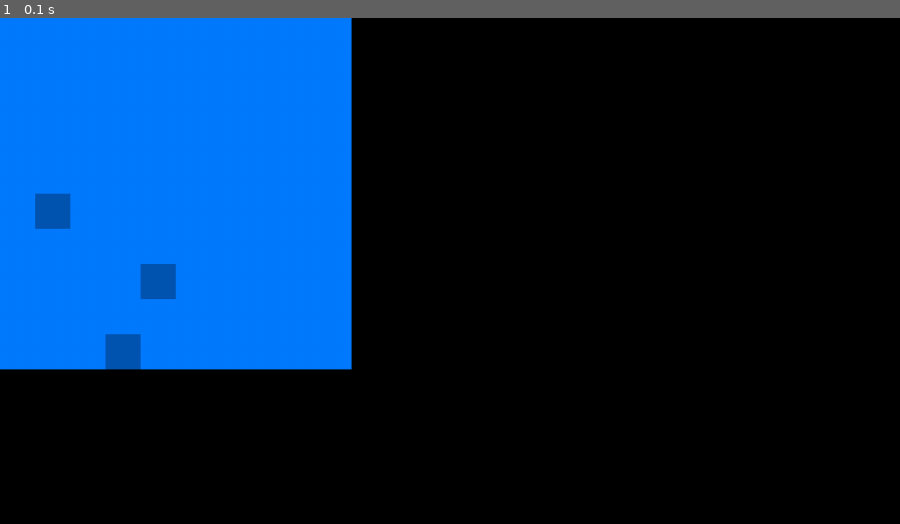
Above: before the commit, frame 1.
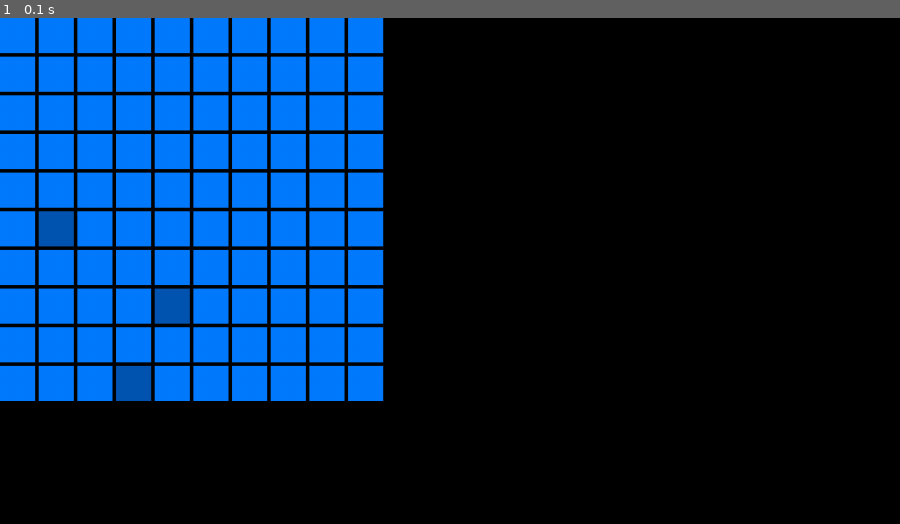
Above: after the commit, the same moment.

Repository: bszymala89/ship-pygame
Game: pygame game, started from ships.py
Same seed, same stepped clock (60 frames per second), same inputs: the game is played once before the commit and once after it.
Inputs:
- Up to frame 1 (0.1 s): no input

The runs differ from the first frame. In frame 1, 11% of the frame differs, in the area x 0-43%, y 0-76%.

Commit message:
made the grid more visible

Diff:
--- a/ships.py
+++ b/ships.py
@@ -25,7 +25,7 @@
             if (y, x) in shot_list:
                 color = COLOR_SHOT
 
-            pygame.draw.rect(screen, color, pygame.Rect(CELL_SIZE * y, CELL_SIZE * x, CELL_SIZE, CELL_SIZE))
+            pygame.draw.rect(screen, color, pygame.Rect(CELL_SIZE * y + (5 * y), CELL_SIZE * x + (5 * x), CELL_SIZE, CELL_SIZE))
 
 while running:
     for event in pygame.event.get():
